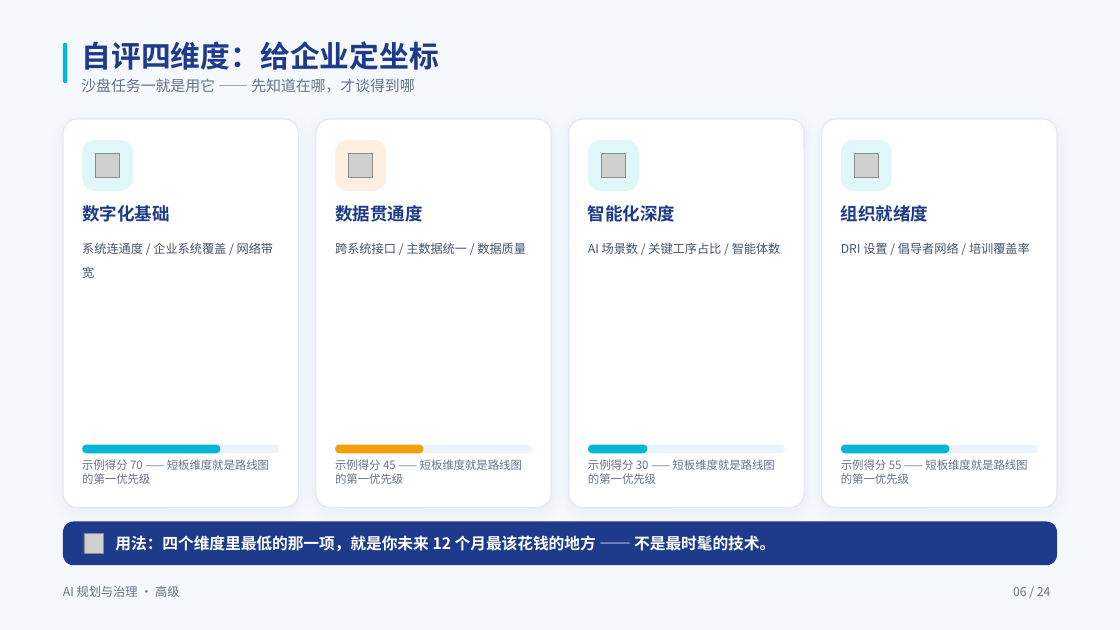
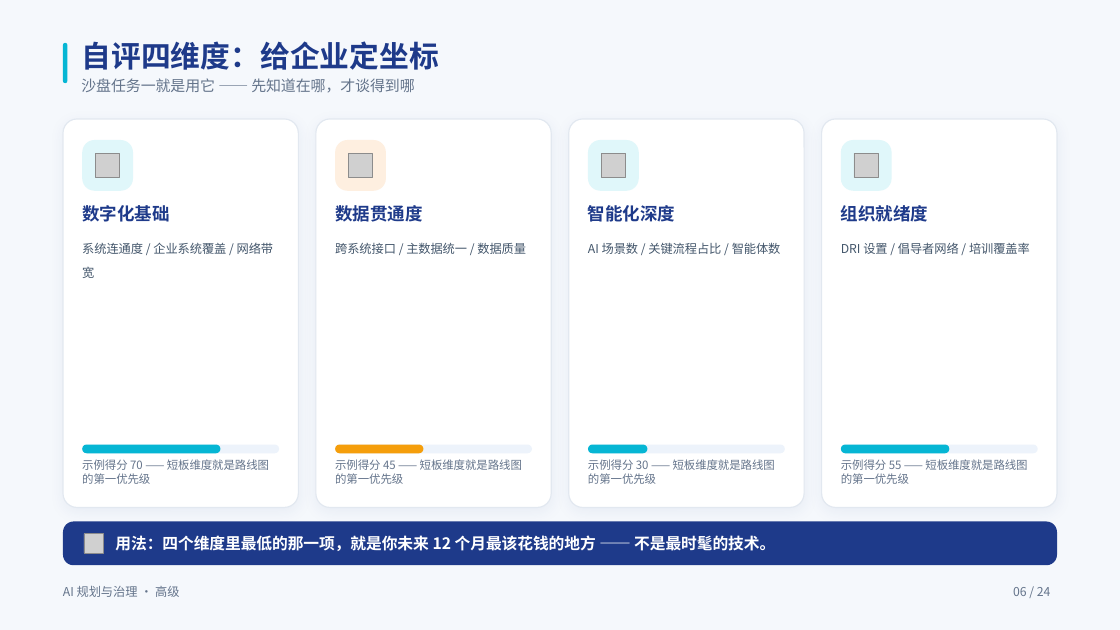
Before and after one commit to swift3000/qiyepinpeixun, a slide deck: slide 6 of 企业AI培训_交付包/高级课程_完整交付包/03_PPT课件/高级_规划层_PPT.pptx. Drawn at 1120x630 pixels with LibreOffice and Linux fonts; fonts in the diff are those of the drawing; grey boxes stand for pictures. Boxes give left, top, right and bottom in pixels: in the first picture for what was removed or moved away, otherwise in the second. Text is boxed around its words. In the diff, an @@ line names an element or a change of style, - is before the commit and + after.

```diff
--- a/企业AI培训_交付包/高级课程_完整交付包/03_PPT课件/高级_规划层_PPT.pptx
+++ b/企业AI培训_交付包/高级课程_完整交付包/03_PPT课件/高级_规划层_PPT.pptx
@@ text at (x1=588, y1=242, x2=781, y2=254): text changed @@
-AI 场景数 / 关键工序占比 / 智能体数
+AI 场景数 / 关键流程占比 / 智能体数
```
Also in this commit, not shown: 9 other slides changed, 3 other files.
